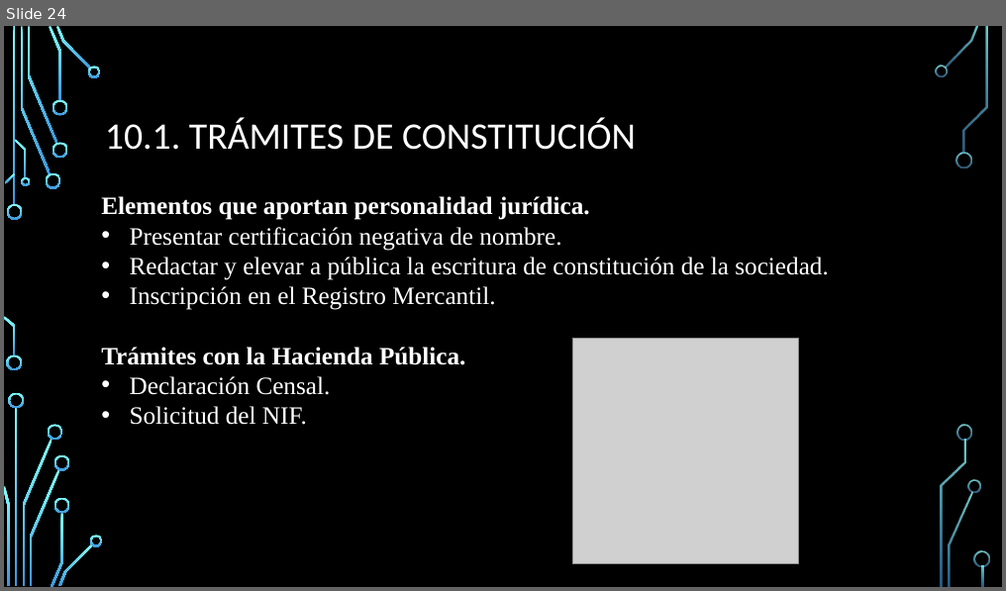
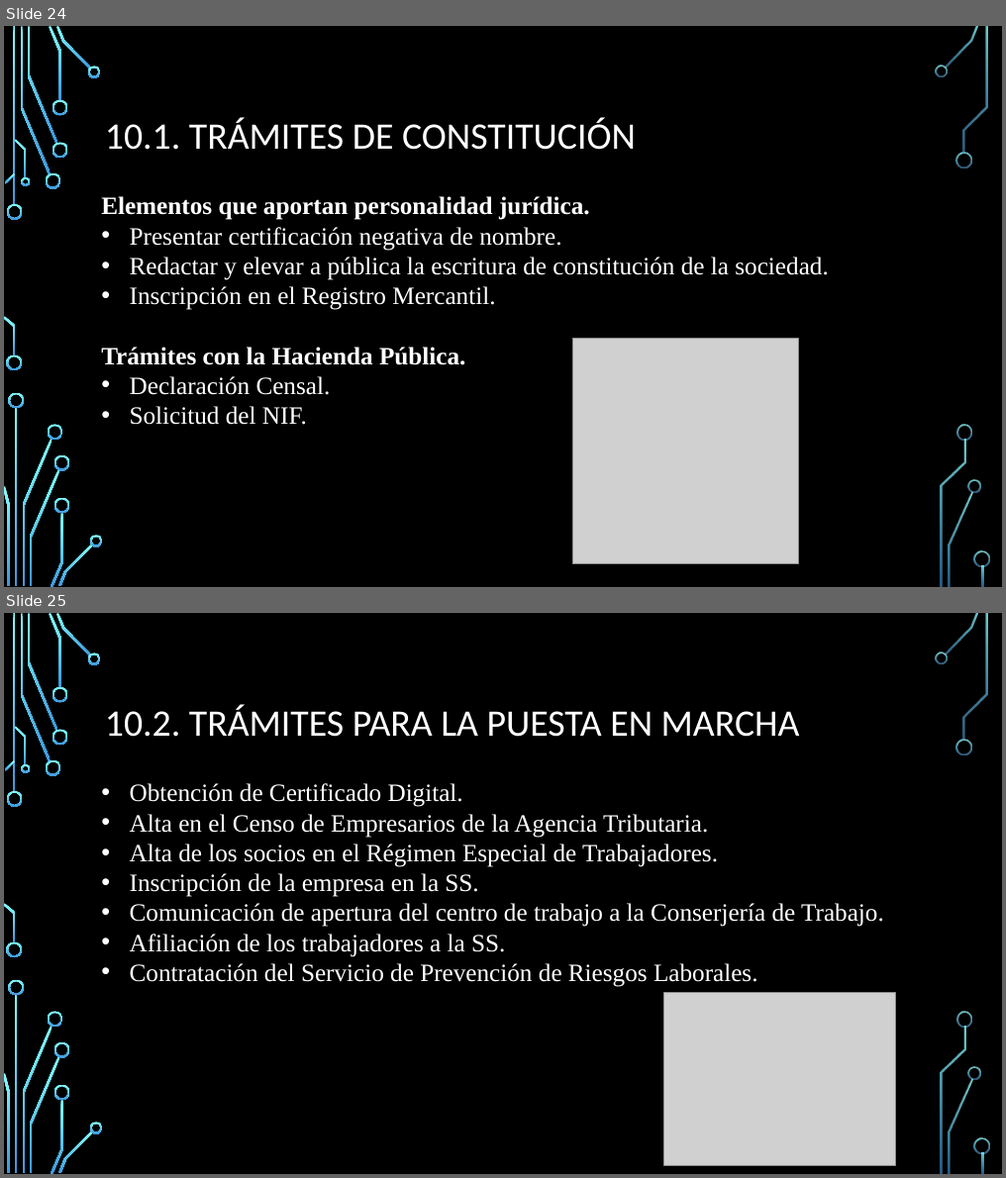
Before and after one commit to alvarocbcp/PlanEmpresa, a slide deck: VIRTUAL WALLET.pptx. Shown one above the other, each under a label of ours: slide 24 before the commit, slides 24 and 25 after it. The pictures are 1006x591 and 1006x1178 pixels, drawn with LibreOffice and Linux fonts; fonts in the diff are those of the drawing; grey boxes stand for pictures; background and template pictures are left out. Boxes give left, top, right and bottom in pixels: in the first picture for what was removed or moved away, otherwise in the second. Text is boxed around its words. In the diff, an @@ line names an element or a change of style, - is before the commit and + after.

```diff
--- a/VIRTUAL WALLET.pptx
+++ b/VIRTUAL WALLET.pptx
@@ slide 25 added at (x1=4, y1=613, x2=1002, y2=1174), background picture (left out); not listed: 36 template elements that a slide beside it also shows @@
@@ title added at (x1=105, y1=704, x2=800, y2=737), 36 pt, text #FFFFFF @@
+10.2. TRÁMITES PARA LA PUESTA EN MARCHA
@@ text added at (x1=130, y1=783, x2=884, y2=987), 24 pt, text #FFFFFF @@
+  • Obtención de Certificado Digital.
+  • Alta en el Censo de Empresarios de la Agencia Tributaria.
+  • Alta de los socios en el Régimen Especial de Trabajadores.
+  • Inscripción de la empresa en la SS.
+  • Comunicación de apertura del centro de trabajo a la Conserjería de Trabajo.
+  • Afiliación de los trabajadores a la SS.
+  • Contratación del Servicio de Prevención de Riesgos Laborales.
@@ picture added at (x1=664, y1=992, x2=896, y2=1166) @@
```
Also in this commit, not shown: 2 other files.
